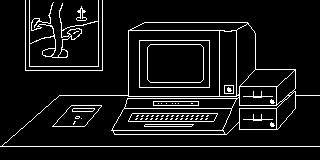
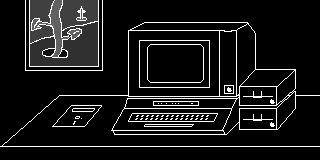
Comparing the layer stacks of the two 320x160 images. Changes:
painted on "painting" over [30, 0, 98, 66]
